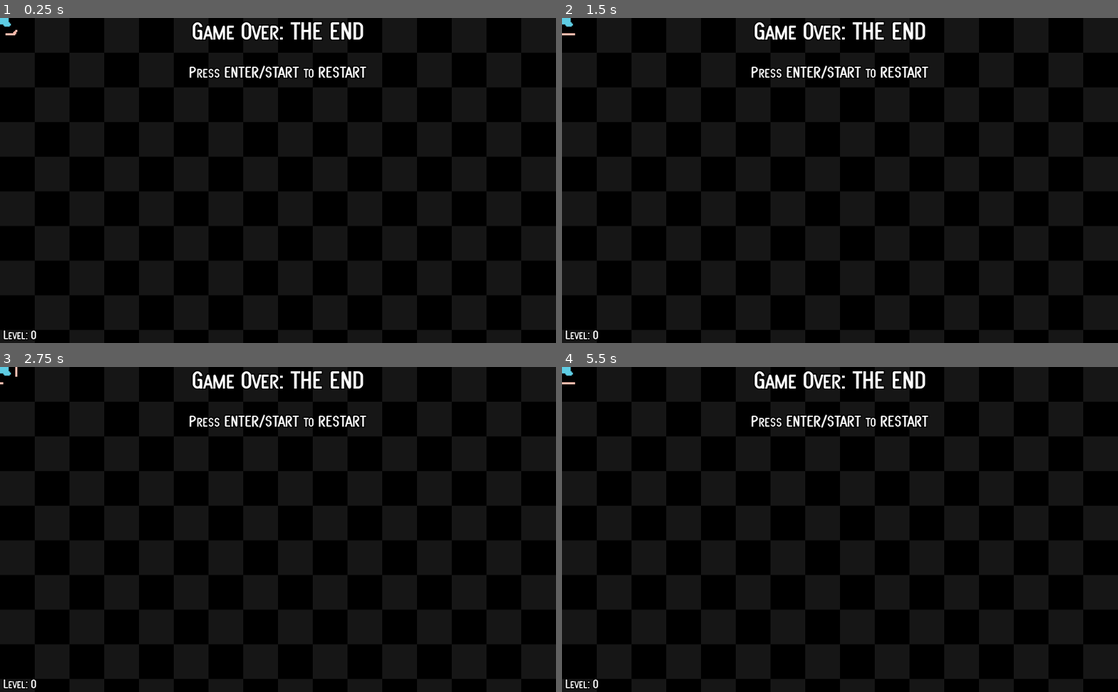
Above: before the commit, frames 1-4 (two rows, left to right).
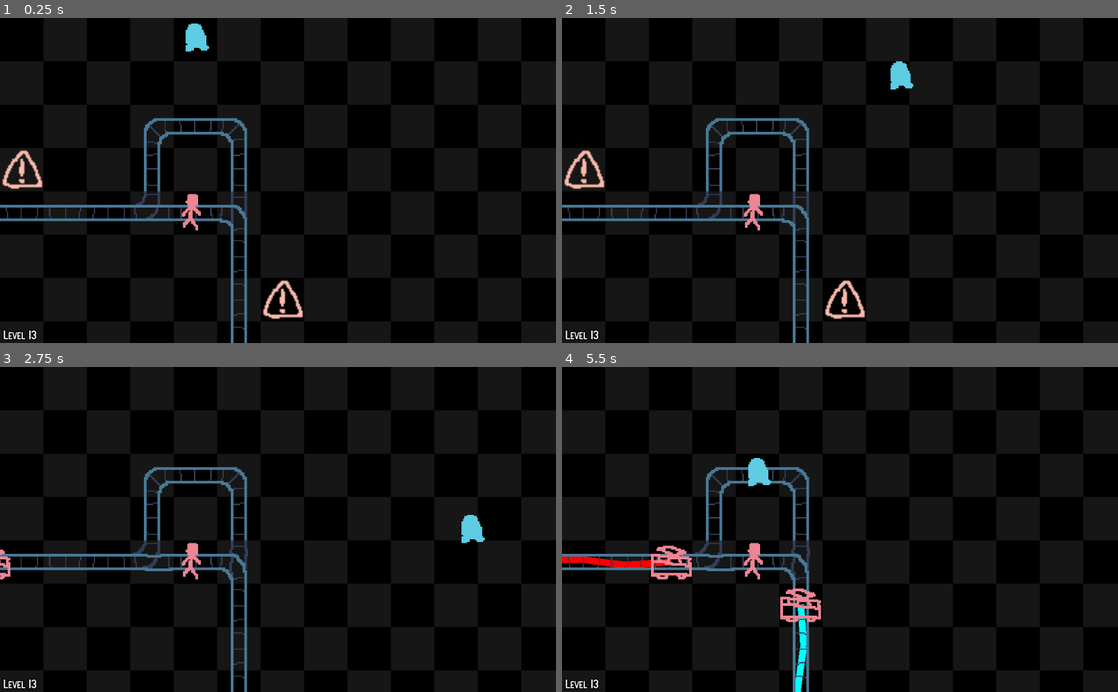
Above: after the commit, the same moments.

Repository: albertnez/ld50
Game: Godot game, scene res://scenes/world.tscn
Same seed, same stepped clock (60 frames per second), same inputs: the game is played once before the commit and once after it.
Inputs:
- Up to frame 1 (0.25 s): no input
- Up to frame 2 (1.5 s): tap Enter (restart) at 0.5, 1.25 s; hold Right (ui_right) 0.53-1.28 s; hold Down (ui_down) from 1.28 s (still down)
- Up to frame 3 (2.75 s): tap Enter (restart) at 2 s; release Down (ui_down) at 2.03 s; hold Right (ui_right) from 2.03 s (still down)
- Up to frame 4 (5.5 s): tap Enter (restart) at 2.75, 3.5, 4.25 s; release Right (ui_right) at 2.78 s; hold Up (ui_up) 2.78-3.53 s; hold Left (ui_left) 3.53-5.03 s; hold Down (ui_down) from 5.03 s (still down)

The runs differ from the first frame. In frame 1, 5.1% of the frame differs, in the area x 0-66%, y 0-100%; in frame 2, 5.1%; in frame 3, 4.5%; in frame 4, 5.7%.
Error before the commit: Compile Error: Using own name in class file is not allowed (creates a cyclic reference) (res://scenes/trolley.gd:119)

Commit message:
Allow trolleys to crash with each other

Diff:
--- a/scenes/audio_controller.gd
+++ b/scenes/audio_controller.gd
@@ -14,5 +14,6 @@
 	EventBus.connect("person_crashed", $CrashPlayer, "play")
 	EventBus.connect("trolley_crashed", $CrashPlayer, "play")
 	EventBus.connect("trolley_killed_someone", $CrashPlayer, "play")
+	EventBus.connect("trolley_crash_with_trolley", $CrashPlayer, "play")
 
 	pass # Replace with function body.
--- a/scenes/event_bus.gd
+++ b/scenes/event_bus.gd
@@ -2,6 +2,7 @@
 
 signal trolley_crashed()
 signal trolley_killed_someone()
+signal trolley_crash_with_trolley()
 signal level_restart()
 signal new_level_waiting_for_trolley(seconds)
 signal trolley_created()
--- a/scenes/levels/level13.tscn
+++ b/scenes/levels/level13.tscn
@@ -3,7 +3,7 @@
 [ext_resource path="res://scenes/tilemap.tscn" type="PackedScene" id=1]
 
 [node name="TileMap" instance=ExtResource( 1 )]
-tile_data = PoolIntArray( 4, 536870913, 131072, 196608, 536870913, 196609, 327678, 1, 196608, 327679, 536870913, 0, 262144, 536870913, 0, 262145, 1, 0, 262146, 1610612737, 0, 262147, 536870913, 0, 262148, 536870913, 65536, 262149, -536870911, 3, 327685, -2147483647, 0, 393221, -21474 …(111 unchanged characters)…
+tile_data = PoolIntArray( 4, 536870913, 131072, 131075, 536870913, 3, 131076, 536870913, 0, 131077, -536870911, 3, 196608, 536870913, 196609, 196611, -536870911, 0, 196613, -536870911, 0, 327678, 1, 196608, 327679, 536870913, 0, 262144, 536870913, 0, 262145, 1, 0, 262146, 1610612737, 0, 262147, 1073741825, 1, 262148, 536870913, 65536, 262149, -536870911, 2, 327685, -2147483647, 0, 393221, -21474 …(111 unchanged characters)…
 TROLLEY_WAIT_TIME = 1.0
 
 [node name="DefaultLabel" parent="Control" index="0"]
@@ -15,8 +15,5 @@
 [node name="Camera2D" parent="." index="4"]
 zoom = Vector2( 0.4, 0.4 )
 
-[node name="ActionHoverIndicator" parent="." index="5"]
-frame = 7
-
 [node name="LevelTileHintSprite" parent="." index="7"]
-frame = 0
+frame = 2
--- a/scenes/trolley.gd
+++ b/scenes/trolley.gd
@@ -60,7 +60,9 @@
 func _ready() -> void:
 	EventBus.connect("trolley_crashed", self, "_handle_trolley_crash")
 	EventBus.connect("trolley_killed_someone", self, "_handle_trolley_crash")
+	EventBus.connect("trolley_crash_with_trolley", self, "_handle_trolley_crash")
 	EventBus.connect("person_crashed", self, "_handle_trolley_crash")
+	add_to_group("Trolley")
 	pass
 
 
@@ -116,12 +118,21 @@
 
 
 func _on_Trolley_body_entered(body: Node) -> void:
-	if (body is Trolley or body is TileMap) and not GlobalState.level_lost:
+	if GlobalState.level_lost:
+		return
+	if body is TileMap:
 		if GlobalState.level == 0:
 			GlobalState.level_completed = true
 		if GlobalState.is_last_level():
 			GlobalState.in_true_end = true
 		EventBus.emit_signal("trolley_killed_someone")
+
+
+func _on_Trolley_area_entered(area: Area2D) -> void:
+	if GlobalState.level_lost:
+		return
+	if area.is_in_group("Trolley") and area.get_index() < get_index():
+		EventBus.emit_signal("trolley_crash_with_trolley")
 
 
 func _handle_trolley_crash() -> void:
--- a/scenes/trolley.tscn
+++ b/scenes/trolley.tscn
@@ -27,6 +27,7 @@
 
 [node name="Trolley" type="AnimatedSprite" parent="."]
 frames = SubResource( 2 )
+frame = 1
 playing = true
 
 [node name="CollisionShape2D" type="CollisionShape2D" parent="."]
@@ -36,5 +37,6 @@
 [node name="SlowDownTimer" type="Timer" parent="."]
 wait_time = 0.125
 
+[connection signal="area_entered" from="." to="." method="_on_Trolley_area_entered"]
 [connection signal="body_entered" from="." to="." method="_on_Trolley_body_entered"]
 [connection signal="timeout" from="SlowDownTimer" to="." method="_on_SlowDownTimer_timeout"]
--- a/scenes/ui/game_ui.gd
+++ b/scenes/ui/game_ui.gd
@@ -20,6 +20,7 @@
 	EventBus.connect("trolley_crashed", self, "_on_game_over", ["The trolley crashed off piste!", false])
 	EventBus.connect("person_crashed", self, "_on_game_over", ["You died!", false])
 	EventBus.connect("trolley_killed_someone", self, "_on_game_over", ["The trolley killed someone", true])
+	EventBus.connect("trolley_crash_with_trolley", self, "_on_game_over", ["The trolleys crashed with each other!", true])
 
 
 func _on_game_over(msg: String, killed_someone: bool) -> void:
